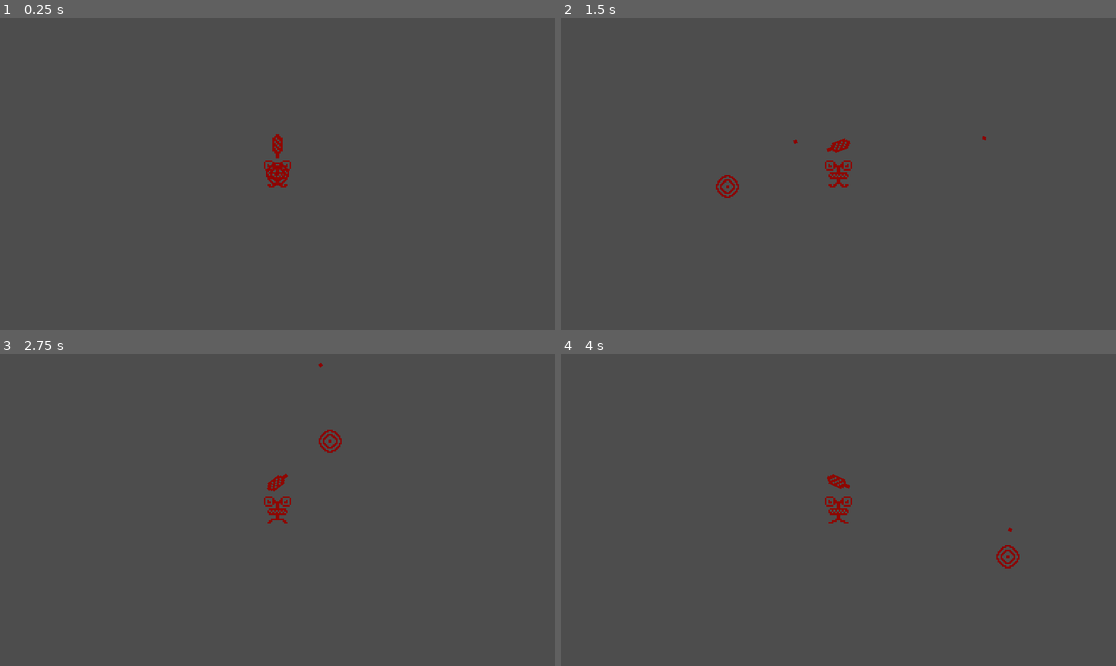
Above: before the commit, frames 1-4 (two rows, left to right).
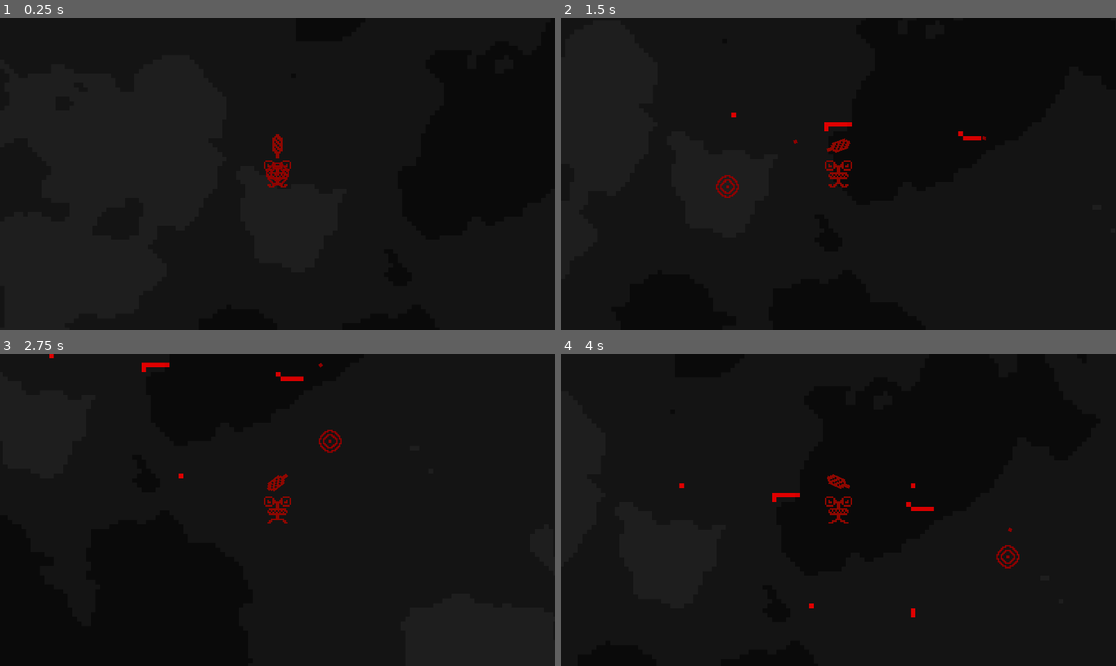
Above: after the commit, the same moments.

Repository: martindieck/color-contagion
Game: Godot game, scene res://Scenes/game.tscn
Two runs of this game, one before a commit and one after it. Both use one fixed random seed, a clock stepped at 60 frames per second and the inputs below.
Inputs (mouse positions are in pixels of both pictures, inside the frame that each line leads up to):
- Up to frame 1 (0.25 s): no input
- Up to frame 2 (1.5 s): move the mouse to (960, 158) at 0.52 s; hold D (move_right) 0.53-1.28 s; click (960, 158) at 0.6 s; move the mouse to (727, 189) at 1.27 s; hold Down (move_down) from 1.28 s (still down); click (727, 189) at 1.35 s
- Up to frame 3 (2.75 s): move the mouse to (333, 441) at 2.02 s; release Down (move_down) at 2.03 s; hold D (move_right) from 2.03 s (still down); click (333, 441) at 2.1 s
- Up to frame 4 (4 s): move the mouse to (810, 572) at 2.77 s; release D (move_right) at 2.78 s; hold W (move_up) 2.78-3.53 s; click (810, 572) at 2.85 s; move the mouse to (1005, 556) at 3.52 s; hold A (move_left) from 3.53 s (still down); click (1005, 556) at 3.6 s

The runs differ from the first frame. In frame 1, 100% of the frame differs, in the area x 0-100%, y 0-100%; in frame 2, 100%; in frame 3, 100%; in frame 4, 100%.

Commit message:
First Glimpses of Hope in Painting

Diff:
--- a/Godot Project/Scenes/bullet.tscn
+++ b/Godot Project/Scenes/bullet.tscn
@@ -9,6 +9,8 @@
 [node name="Bullet" type="Area2D"]
 top_level = true
 scale = Vector2(6, 6)
+collision_layer = 3
+collision_mask = 3
 script = ExtResource("1_durx4")
 
 [node name="CollisionShape2D" type="CollisionShape2D" parent="."]
@@ -17,3 +19,5 @@
 [node name="Sprite2D" type="Sprite2D" parent="."]
 texture_filter = 1
 texture = ExtResource("2_wj32t")
+
+[connection signal="body_entered" from="." to="." method="_on_body_entered"]
--- a/Godot Project/Scenes/game.tscn
+++ b/Godot Project/Scenes/game.tscn
@@ -7,7 +7,7 @@
 [node name="Game" type="Node2D"]
 script = ExtResource("1_7wtfc")
 
-[node name="TileMap" parent="." instance=ExtResource("2_nehjj")]
+[node name="Terrain" parent="." instance=ExtResource("2_nehjj")]
 
 [node name="Player" parent="." instance=ExtResource("1_pmetn")]
 position = Vector2(960, 540)
--- a/Godot Project/Scenes/terrain.tscn
+++ b/Godot Project/Scenes/terrain.tscn
@@ -1,19 +1,49 @@
 [gd_scene load_steps=5 format=3 uid="uid://jhqd3iimsw3n"]
 
-[ext_resource type="Texture2D" uid="uid://bol8qgpi2aqjc" path="res://Sprites/Terrain-Sheet.png" id="1_lcqf4"]
+[ext_resource type="Texture2D" uid="uid://bujntn61cwl53" path="res://Sprites/Full_Terrain-Sheet.png" id="2_4s4ki"]
 [ext_resource type="Script" path="res://terrain.gd" id="2_c6ha0"]
 
-[sub_resource type="TileSetAtlasSource" id="TileSetAtlasSource_xaspj"]
-texture = ExtResource("1_lcqf4")
+[sub_resource type="TileSetAtlasSource" id="TileSetAtlasSource_7lfpm"]
+texture = ExtResource("2_4s4ki")
+0:0/next_alternative_id = 2
+0:0/0 = 0
+0:0/0/physics_layer_0/linear_velocity = Vector2(0, 0)
+0:0/0/physics_layer_0/angular_velocity = 0.0
+0:0/0/physics_layer_0/polygon_0/points = PackedVector2Array(-8, -8, 8, -8, 8, 8, -8, 8)
+0:0/1 = 1
+0:0/1/physics_layer_0/linear_velocity = Vector2(0, 0)
+0:0/1/physics_layer_0/angular_velocity = 0.0
 1:0/0 = 0
+1:0/0/physics_layer_0/linear_velocity = Vector2(0, 0)
+1:0/0/physics_layer_0/angular_velocity = 0.0
+1:0/0/physics_layer_0/polygon_0/points = PackedVector2Array(-8, -8, 8, -8, 8, 8, -8, 8)
 2:0/0 = 0
+2:0/0/physics_layer_0/linear_velocity = Vector2(0, 0)
+2:0/0/physics_layer_0/angular_velocity = 0.0
+2:0/0/physics_layer_0/polygon_0/points = PackedVector2Array(-8, -8, 8, -8, 8, 8, -8, 8)
 3:0/0 = 0
-4:0/0 = 0
+3:0/0/physics_layer_0/linear_velocity = Vector2(0, 0)
+3:0/0/physics_layer_0/angular_velocity = 0.0
+3:0/0/physics_layer_0/polygon_0/points = PackedVector2Array(-8, -8, 8, -8, 8, 8, -8, 8)
+0:1/0 = 0
+0:1/0/physics_layer_0/linear_velocity = Vector2(0, 0)
+0:1/0/physics_layer_0/angular_velocity = 0.0
+1:1/0 = 0
+1:1/0/physics_layer_0/linear_velocity = Vector2(0, 0)
+1:1/0/physics_layer_0/angular_velocity = 0.0
+2:1/0 = 0
+2:1/0/physics_layer_0/linear_velocity = Vector2(0, 0)
+2:1/0/physics_layer_0/angular_velocity = 0.0
+3:1/0 = 0
+3:1/0/physics_layer_0/linear_velocity = Vector2(0, 0)
+3:1/0/physics_layer_0/angular_velocity = 0.0
 
-[sub_resource type="TileSet" id="TileSet_crgdy"]
-sources/0 = SubResource("TileSetAtlasSource_xaspj")
+[sub_resource type="TileSet" id="TileSet_wuhfj"]
+physics_layer_0/collision_layer = 2
+physics_layer_0/collision_mask = 2
+sources/0 = SubResource("TileSetAtlasSource_7lfpm")
 
-[node name="TileMap" type="TileMap"]
-tile_set = SubResource("TileSet_crgdy")
+[node name="Terrain" type="TileMap"]
+tile_set = SubResource("TileSet_wuhfj")
 format = 2
 script = ExtResource("2_c6ha0")
--- a/Godot Project/bullet.gd
+++ b/Godot Project/bullet.gd
@@ -3,6 +3,8 @@
 var travelled_distance = 0
 const SPEED = 1000
 const RANGE = 1200
+
+@onready var tilemap = get_node("/root/Game/Terrain")
 
 func _physics_process(delta):
 	var direction = Vector2.RIGHT.rotated(rotation)
@@ -11,3 +13,6 @@
 	travelled_distance += SPEED * delta
 	if travelled_distance > RANGE:
 		queue_free()
+
+func _on_body_entered(body):
+	tilemap.change_tileset(position)
--- a/Godot Project/terrain.gd
+++ b/Godot Project/terrain.gd
@@ -1,17 +1,46 @@
 extends TileMap
 
 var tile_size = 16
+var tile_choice = FastNoiseLite.new()
 
-var width = get_viewport_rect().size.x/(tile_size - 1)
-var height = get_viewport_rect().size.y/(tile_size - 1)
+@onready var width = get_viewport_rect().size.x/(tile_size - 1)
+@onready var height = get_viewport_rect().size.y/(tile_size - 1)
 
 @onready var player = get_parent().get_child(1)
+
+var tile_dict = {}
+
+func change_tileset(bullet_position):
+	var tile_pos = local_to_map(bullet_position)
+	var x_coord = tile_pos.x
+	var y_coord = tile_pos.y
+	var dict_key = str(Vector2(x_coord,y_coord))
+	tile_dict[dict_key] = true
 
 func _process(delta):
 	generate_chunk(player.position)
 
-func generate_chunk(position):
-	var tile_pos = local_to_map(position)
+func generate_chunk(player_position):
+	var tile_pos = local_to_map(player_position)
 	for x in range(width):
 		for y in range(height):
-			set_cell(0, Vector2i(tile_pos.x-width/2 + x, tile_pos.y - height/2 + y), 0, Vector2i(4,0))
+			var x_coord = tile_pos.x-width/2 + x
+			var y_coord = tile_pos.y - height/2 + y
+			var dict_key = str(Vector2(x_coord,y_coord))
+			if dict_key in tile_dict:
+				if tile_dict[dict_key] == true:
+					var choice = tile_choice.get_noise_2d(x_coord, y_coord)*10
+					set_cell(0, Vector2i(x_coord, y_coord), 0, Vector2i(round((choice+10)/5), 1))
+			else:
+				var choice = tile_choice.get_noise_2d(x_coord, y_coord)*10
+				set_cell(0, Vector2i(x_coord, y_coord), 0, Vector2i(round((choice+10)/5), 0))
+				tile_dict[dict_key] = false
+
+
+	#var choice = tile_choice.get_noise_2d(tile_pos.x-width/2, tile_pos.y - height/2)*10
+	#print(tile_pos)
+	#set_cell(0, Vector2i(tile_pos.x, tile_pos.y), 0, Vector2i(round((choice+10)/5),1))
+	#for x in range(width):
+		#for y in range(height):
+			#var choice = tile_choice.get_noise_2d(tile_pos.x-width/2 + x, tile_pos.y - height/2 + y)*10
+			#set_cell(0, Vector2i(tile_pos.x-width/2 + x, tile_pos.y - height/2 + y), 0, Vector2i(round((choice+10)/5),1))
Binary file added: Godot Project/Sprites/Alt_Terrain-Sheet.png
Not shown, added: Godot Project/Sprites/Alt_Terrain-Sheet.png.import
Binary file added: Godot Project/Sprites/Full_Terrain-Sheet.png
Not shown, added: Godot Project/Sprites/Full_Terrain-Sheet.png.import
Binary file changed: Godot Project/Sprites/Terrain-Sheet.png
